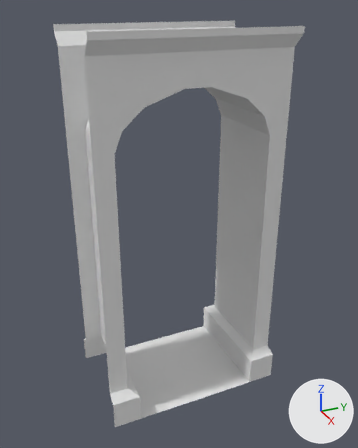
A saved change to the Blender file res/Meshes/Door.blend.
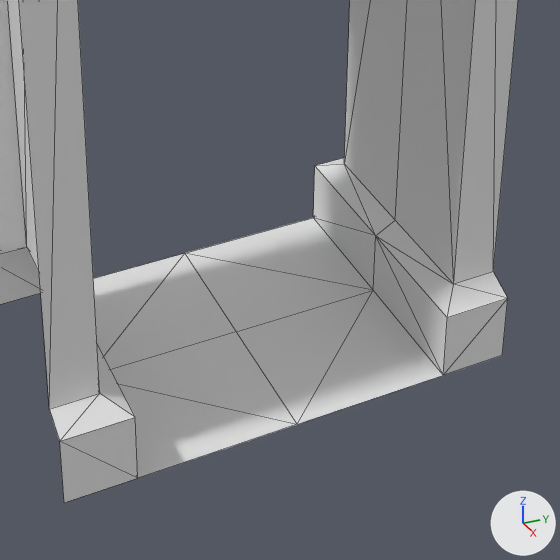
Each version appears first whole from a camera (50 mm lens) standing at (2.27, -0.75, 2.12) and looking at (0.01, 0.26, 0.99), and next in a close-up on the part from 26% to 81% of the width and 55% to 100% of the height. Arrows for +X, +Y and +Z are at lower right; the lights stay in place. The close-ups show mesh edges as thin lines.

Before the edit, the objects in view are built like this:
```python
me_wallside = bpy.data.meshes.new('WallSide')
me_wallside.from_pydata(...)  # 27 vertices, 13 faces; spans x 0.0..0.31, y 0.0..2.0, z -0.25..0.25
me_wallside.materials.append(mat_material)  # its picture is missing
# before: 7 (0.31, 0.0, -0.25) at pixel (297, 424), 10 (0.31, 0.0, 0.1) at pixel (137, 478), 18 (0.0, 0.0, -0.25) at pixel (236, 331), 19 (0.0, 0.0, 0.1)
ob_door = bpy.data.objects.new('Door', me_wallside)
ob_door.location = (0.0, 0.0, 0.0)
ob_door.rotation_euler = (1.571, 0.0, 0.0)  # degrees (90, 0, 0)
_m = ob_door.modifiers.new('Mirror', 'MIRROR')
_m.use_axis = (True, True, False)
_m.merge_threshold = 0.102
_m.mirror_object = ob_mirror
_m = ob_door.modifiers.new('Triangulate', 'TRIANGULATE')
```
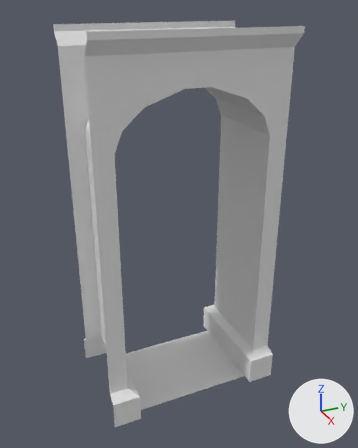
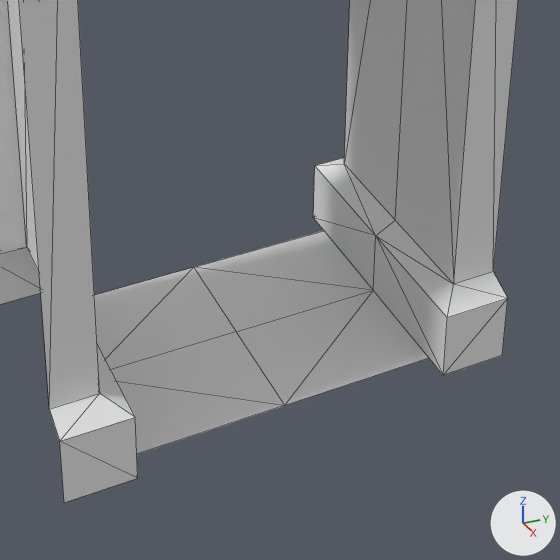
Location of each change, [x1, y1, x2, y2] in pixels of the close-ups (560 x 560 px; the box of a moved part takes in the faces that stretch with it):
part 1 of me_wallside, moved or reshaped: before [93, 218, 443, 478]; after [94, 231, 428, 454]

The change in detail:
me_wallside has 27 vertices, 13 faces and spans x 0.0..0.31, y 0.0..2.0, z -0.25..0.25.
me_wallside is used by ob_door; location (0.0, 0.0, 0.0); rotation (1.571, 0.0, 0.0), in degrees (90, 0, 0).
Verts and faces of me_wallside; kept vertices keep their numbers, new ones are numbered from 27.
Part 1, on me_wallside:
Vertices deleted: 7 (with the faces that use them).
New vertex 27 is at (0.25, 0.0, -0.25), pixel (284, 405).
New vertex 28 is at (0.25, 0.0, 0.1).
New vertex 29 is at (0.0, 0.0, 0.1).
New faces: (18, 29, 28, 27).
